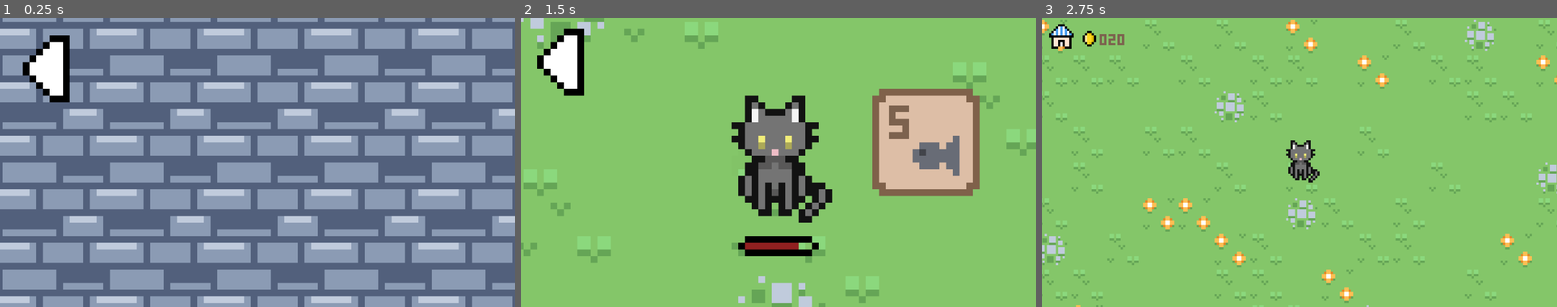
Above: before the commit, frames 1-3 (left to right).
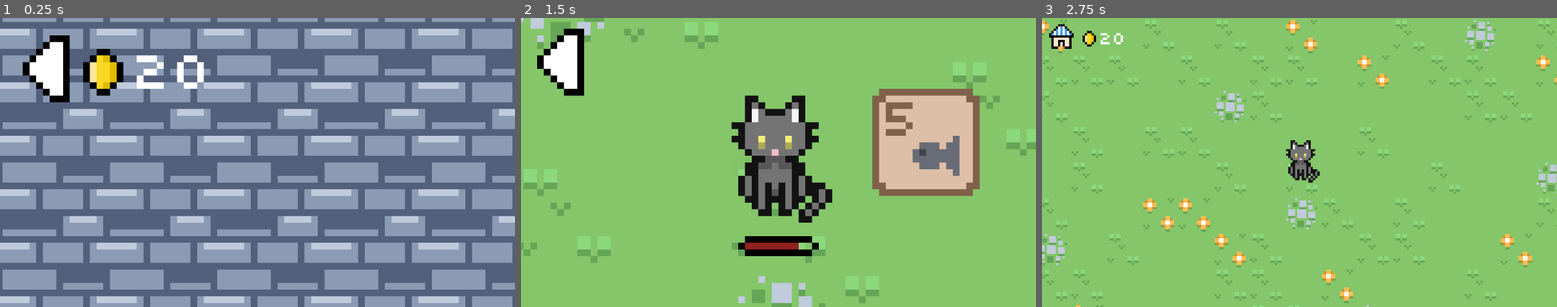
Above: after the commit, the same moments.

Repository: alisha356/Major-Project-2025---Paw-Pals
Game: Godot game, scene res://Shop.tscn
Same seed, same stepped clock (60 frames per second), same inputs: the game is played once before the commit and once after it. This scene is started directly instead of the project's main scene.
Inputs (mouse positions are in pixels of both pictures, inside the frame that each line leads up to):
- Up to frame 1 (0.25 s): no input
- Up to frame 2 (1.5 s): click (572, 70) at 0.5 s; click (778, 159) at 1.27 s
- Up to frame 3 (2.75 s): click (1083, 61) at 2.02 s

The runs differ from the first frame. In frame 1, 1.6% of the frame differs, in the area x 16-40%, y 10-27%; in frame 2, 0.4%; in frame 3, 0.2%.

Commit message:
Font Update
Found and added a new font to use for labels. I have used this to display the number of coins the user has, and the labels get updated.

Diff:
--- a/Cat Screen.tscn
+++ b/Cat Screen.tscn
@@ -8,16 +8,7 @@
 [ext_resource type="Texture2D" uid="uid://c07fgghbxj15a" path="res://Assets/Frame.png" id="6_r37y6"]
 [ext_resource type="Texture2D" uid="uid://vefil8wnm0en" path="res://Assets/Fish.png" id="7_dhsf0"]
 [ext_resource type="Script" path="res://Food.gd" id="8_2a7ki"]
-[ext_resource type="Texture2D" uid="uid://b1uq36ttk8hia" path="res://Assets/5.png" id="8_tywyt"]
-[ext_resource type="Texture2D" uid="uid://sjwsd70ahccu" path="res://Assets/9.png" id="9_qlgfk"]
-[ext_resource type="Texture2D" uid="uid://bdioil002vp62" path="res://Assets/8.png" id="10_lhfo3"]
-[ext_resource type="Texture2D" uid="uid://c4jkmgj48rict" path="res://Assets/7.png" id="11_c1a2y"]
-[ext_resource type="Texture2D" uid="uid://d3pl8e2bxh4k7" path="res://Assets/6.png" id="12_24ebq"]
-[ext_resource type="Texture2D" uid="uid://oig6s2ei5kga" path="res://Assets/4.png" id="14_52q57"]
-[ext_resource type="Texture2D" uid="uid://cy101yuav72go" path="res://Assets/3.png" id="15_idsv5"]
-[ext_resource type="Texture2D" uid="uid://cmjkxekke7agm" path="res://Assets/2.png" id="16_m0q5k"]
-[ext_resource type="Texture2D" uid="uid://butrjd0e4lcj5" path="res://Assets/1.png" id="17_65dcs"]
-[ext_resource type="Texture2D" uid="uid://cegau3w2vmvah" path="res://Assets/0.png" id="18_1noxh"]
+[ext_resource type="FontFile" uid="uid://bu0ktuo2p2jt" path="res://Assets/Silkscreen-Regular.ttf" id="11_cnk1s"]
 [ext_resource type="Texture2D" uid="uid://idq8ws6fvo75" path="res://Assets/9 hunger.png" id="19_xlyjr"]
 [ext_resource type="Texture2D" uid="uid://cdppc5vgqia40" path="res://Assets/10 hunger.png" id="20_cwa6r"]
 
@@ -196,6 +187,17 @@
 texture = ExtResource("7_dhsf0")
 script = ExtResource("8_2a7ki")
 
+[node name="Number" type="Label" parent="Fish"]
+offset_left = -8.0
+offset_top = -12.0
+offset_right = -2.0
+offset_bottom = -1.0
+theme_override_colors/font_color = Color(0.501961, 0.380392, 0.286275, 1)
+theme_override_fonts/font = ExtResource("11_cnk1s")
+theme_override_font_sizes/font_size = 8
+text = "x"
+metadata/_edit_use_anchors_ = true
+
 [node name="Button" type="Button" parent="Fish"]
 offset_left = -3.0
 offset_top = -4.0
@@ -204,61 +206,6 @@
 action_mode = 0
 flat = true
 
-[node name="Nine" type="Sprite2D" parent="."]
-visible = false
-position = Vector2(250, 106)
-texture = ExtResource("9_qlgfk")
-
-[node name="Eight" type="Sprite2D" parent="."]
-visible = false
-position = Vector2(250, 106)
-texture = ExtResource("10_lhfo3")
-
-[node name="Seven" type="Sprite2D" parent="."]
-visible = false
-position = Vector2(250, 106)
-texture = ExtResource("11_c1a2y")
-
-[node name="Six" type="Sprite2D" parent="."]
-visible = false
-position = Vector2(250, 106)
-texture = ExtResource("12_24ebq")
-
-[node name="Five" type="Sprite2D" parent="."]
-visible = false
-position = Vector2(250, 106)
-texture = ExtResource("8_tywyt")
-
-[node name="Four" type="Sprite2D" parent="."]
-visible = false
-position = Vector2(250, 106)
-texture = ExtResource("14_52q57")
-
-[node name="Three" type="Sprite2D" parent="."]
-visible = false
-position = Vector2(250, 106)
-texture = ExtResource("15_idsv5")
-
-[node name="Two" type="Sprite2D" parent="."]
-visible = false
-position = Vector2(250, 106)
-texture = ExtResource("16_m0q5k")
-
-[node name="One" type="Sprite2D" parent="."]
-visible = false
-position = Vector2(250, 106)
-texture = ExtResource("17_65dcs")
-
-[node name="Zero_10" type="Sprite2D" parent="."]
-visible = false
-position = Vector2(254, 106)
-texture = ExtResource("18_1noxh")
-
-[node name="Zero" type="Sprite2D" parent="."]
-visible = false
-position = Vector2(250, 106)
-texture = ExtResource("18_1noxh")
-
 [node name="Hunger 8" type="Sprite2D" parent="."]
 visible = false
 position = Vector2(232, 125)
--- a/Food.gd
+++ b/Food.gd
@@ -1,40 +1,4 @@
 extends Sprite2D
-
-func _display_num_food():
-	$"../Zero".visible = false
-	$"../One".visible = false
-	$"../Two".visible = false
-	$"../Three".visible = false
-	$"../Four".visible = false
-	$"../Five".visible = false
-	$"../Six".visible = false
-	$"../Seven".visible = false
-	$"../Eight".visible = false
-	$"../Nine".visible = false
-	$"../Zero_10".visible = false
-	if Global.player_food == 0:
-		$"../Zero".visible = true
-	elif Global.player_food == 1:
-		$"../One".visible = true
-	elif Global.player_food == 2:
-		$"../Two".visible = true
-	elif Global.player_food == 3:
-		$"../Three".visible = true
-	elif Global.player_food == 4:
-		$"../Four".visible = true
-	elif Global.player_food == 5:
-		$"../Five".visible = true
-	elif Global.player_food == 6:
-		$"../Six".visible = true
-	elif Global.player_food == 7:
-		$"../Seven".visible = true
-	elif Global.player_food == 8:
-		$"../Eight".visible = true
-	elif Global.player_food == 9:
-		$"../Nine".visible = true
-	elif Global.player_food == 10:
-		$"../One".visible = true
-		$"../Zero_10".visible = true
 
 func _display_hunger_bar():
 	$"../Hunger 8".visible = false
@@ -48,7 +12,7 @@
 		$"../Hunger 10".visible = true
 
 func _ready():
-	_display_num_food()
+	$Number.text = str(Global.player_food)
 	_display_hunger_bar()
 
 func _on_button_pressed():
@@ -57,10 +21,11 @@
 	elif Global.grey_cat_hunger == 10:
 		pass
 	else:
-		Global.player_food -= 1
+		Global.player_food -=1
 		Global.grey_cat_hunger += 1
-		_display_num_food()
+
+		$Number.text = str(Global.player_food)
 		_display_hunger_bar()
 		if Global.grey_cat_hunger == 10:
 			Global.player_coins += 2
-			print(Global.player_coins)
+			#print(Global.player_coins)
--- a/Global.gd
+++ b/Global.gd
@@ -1,21 +1,5 @@
 extends Node
 
 var player_food = 5
-var player_coins = 50
+var player_coins = 20
 var grey_cat_hunger = 8
-
-
-#var character = "Orange Player"
-#var score = 0
-#var deaths = 0
-#var seconds = 0
-#var minutes = 0
-#var time = "0" + str(minutes)+ " : 0" + str(seconds)
-#@onready var score = $"../Player/Camera2D/Score"
-#
-#
-#func _on_body_entered(body):
-	#if body.name == "Player":
-		#queue_free()
-		#global.score += 1
-		#score.text = "Score; " + str(global.score)
--- /dev/null
+++ b/Room 1.gd
@@ -0,0 +1,4 @@
+extends Node2D
+
+func _ready():
+	$Money.text = str(Global.player_coins)
--- a/Room 1.tscn
+++ b/Room 1.tscn
@@ -1,19 +1,11 @@
-[gd_scene load_steps=19 format=3 uid="uid://cmtw7crxmbkwt"]
+[gd_scene load_steps=11 format=3 uid="uid://cmtw7crxmbkwt"]
 
 [ext_resource type="Texture2D" uid="uid://day0avbe6c6wq" path="res://Assets/tilemap.png" id="1_hy5y7"]
+[ext_resource type="Script" path="res://Room 1.gd" id="1_idt2n"]
 [ext_resource type="PackedScene" uid="uid://bqk8gdvdeyyl7" path="res://Dark Grey Cat.tscn" id="2_2jlvu"]
 [ext_resource type="Script" path="res://Dark Grey Cat.gd" id="3_i33cb"]
 [ext_resource type="Texture2D" uid="uid://di4u0urldhs15" path="res://Assets/Coin.png" id="4_p37el"]
-[ext_resource type="Texture2D" uid="uid://b1uq36ttk8hia" path="res://Assets/5.png" id="5_cko0e"]
-[ext_resource type="Texture2D" uid="uid://butrjd0e4lcj5" path="res://Assets/1.png" id="6_1kb1r"]
-[ext_resource type="Texture2D" uid="uid://cegau3w2vmvah" path="res://Assets/0.png" id="6_c7ici"]
-[ext_resource type="Texture2D" uid="uid://cmjkxekke7agm" path="res://Assets/2.png" id="7_svn26"]
-[ext_resource type="Texture2D" uid="uid://cy101yuav72go" path="res://Assets/3.png" id="8_tjq21"]
-[ext_resource type="Texture2D" uid="uid://oig6s2ei5kga" path="res://Assets/4.png" id="9_3s2ej"]
-[ext_resource type="Texture2D" uid="uid://d3pl8e2bxh4k7" path="res://Assets/6.png" id="11_ehsfw"]
-[ext_resource type="Texture2D" uid="uid://c4jkmgj48rict" path="res://Assets/7.png" id="12_ocxp8"]
-[ext_resource type="Texture2D" uid="uid://bdioil002vp62" path="res://Assets/8.png" id="13_p072b"]
-[ext_resource type="Texture2D" uid="uid://sjwsd70ahccu" path="res://Assets/9.png" id="14_i4myr"]
+[ext_resource type="FontFile" uid="uid://bu0ktuo2p2jt" path="res://Assets/Silkscreen-Regular.ttf" id="7_yx2b3"]
 [ext_resource type="Texture2D" uid="uid://bomnj4jslvhoj" path="res://Assets/Market Icon.png" id="15_m0ugm"]
 [ext_resource type="Script" path="res://Market Icon Room 1.gd" id="16_i1tm5"]
 
@@ -157,6 +149,7 @@
 sources/1 = SubResource("TileSetAtlasSource_prc0x")
 
 [node name="Room 1" type="Node2D"]
+script = ExtResource("1_idt2n")
 
 [node name="TileMap" type="TileMap" parent="."]
 tile_set = SubResource("TileSet_1vowy")
@@ -183,133 +176,6 @@
 position = Vector2(281, 313)
 texture = ExtResource("4_p37el")
 
-[node name="Zero_1" type="Sprite2D" parent="."]
-position = Vector2(287, 314)
-texture = ExtResource("6_c7ici")
-
-[node name="Zero_2" type="Sprite2D" parent="."]
-visible = false
-position = Vector2(277, 315)
-texture = ExtResource("6_c7ici")
-
-[node name="Zero_3" type="Sprite2D" parent="."]
-position = Vector2(295, 314)
-texture = ExtResource("6_c7ici")
-
-[node name="One_1" type="Sprite2D" parent="."]
-visible = false
-position = Vector2(273, 315)
-texture = ExtResource("6_1kb1r")
-
-[node name="One_2" type="Sprite2D" parent="."]
-visible = false
-position = Vector2(277, 315)
-texture = ExtResource("6_1kb1r")
-
-[node name="One_3" type="Sprite2D" parent="."]
-visible = false
-position = Vector2(281, 315)
-texture = ExtResource("6_1kb1r")
-
-[node name="Two_1" type="Sprite2D" parent="."]
-visible = false
-position = Vector2(273, 315)
-texture = ExtResource("7_svn26")
-
-[node name="Two_2" type="Sprite2D" parent="."]
-position = Vector2(291, 314)
-texture = ExtResource("7_svn26")
-
-[node name="Two_3" type="Sprite2D" parent="."]
-visible = false
-position = Vector2(281, 315)
-texture = ExtResource("7_svn26")
-
-[node name="Three_1" type="Sprite2D" parent="."]
-visible = false
-position = Vector2(273, 315)
-texture = ExtResource("8_tjq21")
-
-[node name="Three_2" type="Sprite2D" parent="."]
-visible = false
-position = Vector2(277, 315)
-texture = ExtResource("8_tjq21")
-
-[node name="Three_3" type="Sprite2D" parent="."]
-visible = false
-position = Vector2(281, 315)
-texture = ExtResource("8_tjq21")
-
-[node name="Four_1" type="Sprite2D" parent="."]
-visible = false
-position = Vector2(273, 315)
-texture = ExtResource("9_3s2ej")
-
-[node name="Four_2" type="Sprite2D" parent="."]
-visible = false
-position = Vector2(277, 315)
-texture = ExtResource("9_3s2ej")
-
-[node name="Four_3" type="Sprite2D" parent="."]
-visible = false
-position = Vector2(281, 315)
-texture = ExtResource("9_3s2ej")
-
-[node name="Five_1" type="Sprite2D" parent="."]
-visible = false
-position = Vector2(273, 315)
-texture = ExtResource("5_cko0e")
-
-[node name="Five_2" type="Sprite2D" parent="."]
-visible = false
-position = Vector2(277, 315)
-texture = ExtResource("5_cko0e")
-
-[node name="Five_3" type="Sprite2D" parent="."]
-visible = false
-position = Vector2(281, 315)
-texture = ExtResource("5_cko0e")
-
-[node name="Six_2" type="Sprite2D" parent="."]
-visible = false
-position = Vector2(277, 315)
-texture = ExtResource("11_ehsfw")
-
-[node name="Six_3" type="Sprite2D" parent="."]
-visible = false
-position = Vector2(281, 315)
-texture = ExtResource("11_ehsfw")
-
-[node name="Seven_2" type="Sprite2D" parent="."]
-visible = false
-position = Vector2(277, 315)
-texture = ExtResource("12_ocxp8")
-
-[node name="Seven_3" type="Sprite2D" parent="."]
-visible = false
-position = Vector2(281, 315)
-texture = ExtResource("12_ocxp8")
-
-[node name="Eight_2" type="Sprite2D" parent="."]
-visible = false
-position = Vector2(281, 315)
-texture = ExtResource("13_p072b")
-
-[node name="Eight_3" type="Sprite2D" parent="."]
-visible = false
-position = Vector2(277, 315)
-texture = ExtResource("13_p072b")
-
-[node name="Nine_2" type="Sprite2D" parent="."]
-visible = false
-position = Vector2(277, 315)
-texture = ExtResource("14_i4myr")
-
-[node name="Nine_3" type="Sprite2D" parent="."]
-visible = false
-position = Vector2(281, 315)
-texture = ExtResource("14_i4myr")
-
 [node name="Market Icon" type="Sprite2D" parent="."]
 position = Vector2(269, 313)
 texture = ExtResource("15_m0ugm")
@@ -323,5 +189,15 @@
 action_mode = 0
 flat = true
 
+[node name="Money" type="Label" parent="."]
+offset_left = 285.0
+offset_top = 307.0
+offset_right = 303.0
+offset_bottom = 318.0
+theme_override_colors/font_color = Color(1, 1, 1, 1)
+theme_override_fonts/font = ExtResource("7_yx2b3")
+theme_override_font_sizes/font_size = 8
+text = "020"
+
 [connection signal="pressed" from="CharacterBody2D/Button" to="CharacterBody2D" method="_on_button_pressed"]
 [connection signal="pressed" from="Market Icon/Button" to="Market Icon" method="_on_button_pressed"]
--- /dev/null
+++ b/Shop.gd
@@ -0,0 +1,5 @@
+extends Node2D
+
+
+func _ready():
+	$Money.text = str(Global.player_coins)
--- a/Shop.tscn
+++ b/Shop.tscn
@@ -1,8 +1,11 @@
-[gd_scene load_steps=6 format=3 uid="uid://dx7k8aso5y80t"]
+[gd_scene load_steps=9 format=3 uid="uid://dx7k8aso5y80t"]
 
 [ext_resource type="Texture2D" uid="uid://day0avbe6c6wq" path="res://Assets/tilemap.png" id="1_7y7fx"]
+[ext_resource type="Script" path="res://Shop.gd" id="1_l4h6c"]
 [ext_resource type="Texture2D" uid="uid://hmoaj1sdw31a" path="res://Assets/Arrow.png" id="2_6pjcv"]
 [ext_resource type="Script" path="res://Exit Arrow Shop.gd" id="3_uty7e"]
+[ext_resource type="FontFile" uid="uid://bu0ktuo2p2jt" path="res://Assets/Silkscreen-Regular.ttf" id="4_k7iln"]
+[ext_resource type="Texture2D" uid="uid://di4u0urldhs15" path="res://Assets/Coin.png" id="5_1thhx"]
 
 [sub_resource type="TileSetAtlasSource" id="TileSetAtlasSource_0sqe3"]
 texture = ExtResource("1_7y7fx")
@@ -144,6 +147,7 @@
 sources/0 = SubResource("TileSetAtlasSource_0sqe3")
 
 [node name="Shop" type="Node2D"]
+script = ExtResource("1_l4h6c")
 
 [node name="TileMap" type="TileMap" parent="."]
 tile_set = SubResource("TileSet_7mffh")
@@ -168,4 +172,17 @@
 flat = true
 metadata/_edit_use_anchors_ = true
 
+[node name="Coin" type="Sprite2D" parent="."]
+position = Vector2(557, 307)
+texture = ExtResource("5_1thhx")
+
+[node name="Money" type="Label" parent="."]
+offset_left = 561.0
+offset_top = 301.0
+offset_right = 579.0
+offset_bottom = 312.0
+theme_override_fonts/font = ExtResource("4_k7iln")
+theme_override_font_sizes/font_size = 8
+text = "50"
+
 [connection signal="pressed" from="Arrow/Button" to="Arrow" method="_on_button_pressed"]
--- a/project.godot
+++ b/project.godot
@@ -19,6 +19,10 @@
 
 Global="*res://Global.gd"
 
+[navigation]
+
+2d/dynamic_fonts/use_oversampling=false
+
 [rendering]
 
 textures/canvas_textures/default_texture_filter=0
Binary file added: Assets/Silkscreen-Regular.ttf
Not shown, added: Assets/Silkscreen-Regular.ttf.import
Not shown: 1 places in Cat Screen.tscn that only renumber resources
